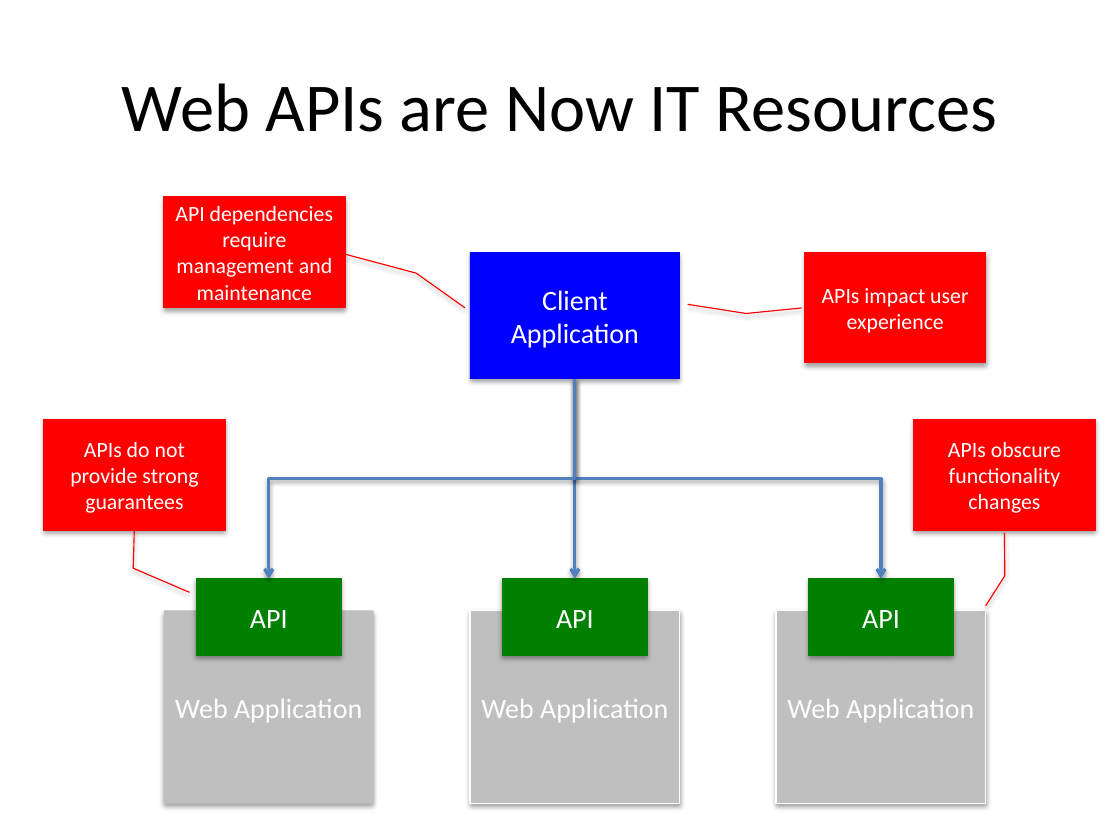
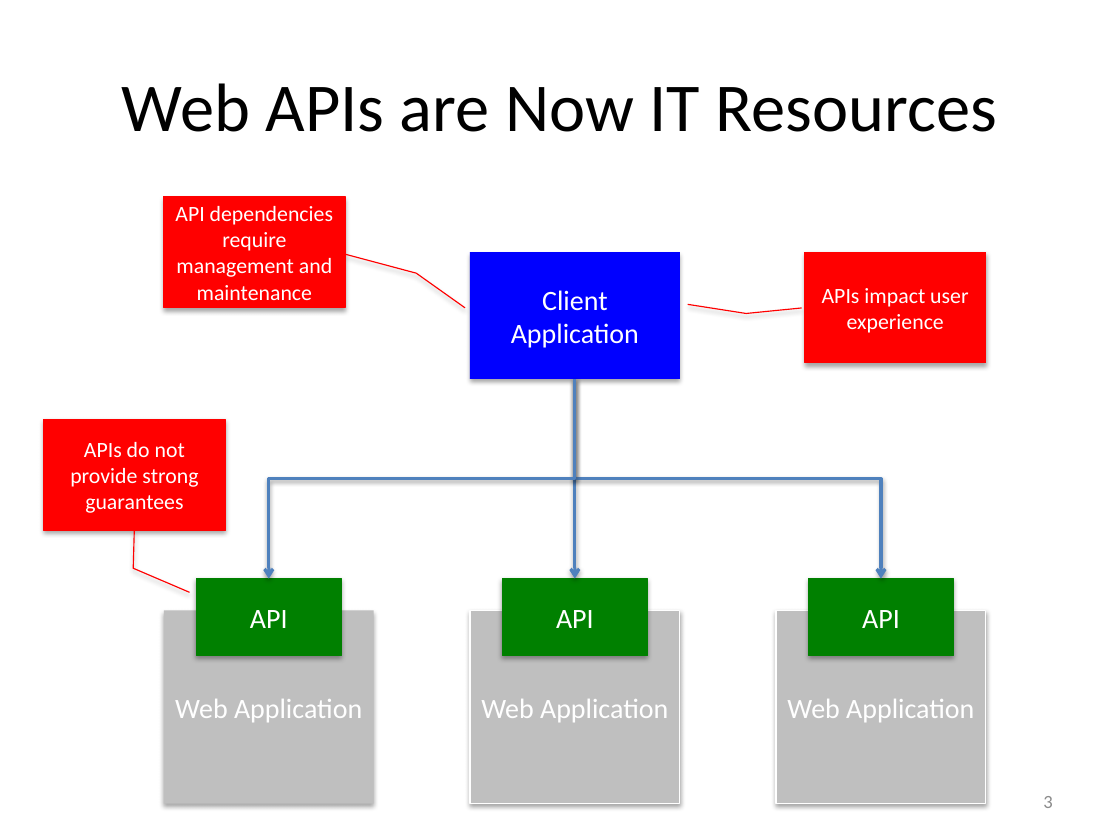
Before and after one commit to Dithn/eager-appscale, a slide deck: slide 3 of Eager/paper/socc15/cerebro_socc_presentation-v2.pptx (slide 4 before the commit). Drawn at 1120x840 pixels with LibreOffice and Linux fonts; fonts in the diff are those of the drawing. Boxes give left, top, right and bottom in pixels: in the first picture for what was removed or moved away, otherwise in the second. Text is boxed around its words. In the diff, an @@ line names an element or a change of style, - is before the commit and + after.

```diff
--- a/Eager/paper/socc15/cerebro_socc_presentation-v2.pptx
+++ b/Eager/paper/socc15/cerebro_socc_presentation-v2.pptx
@@ border callout removed at (x1=914, y1=419, x2=1095, y2=530) @@
-APIs obscure functionality changes
@@ page number added at (x1=1043, y1=796, x2=1052, y2=808), 12 pt, text #8C8C8C @@
+3
```
Also in this commit, not shown: 12 other slides changed, 1 other file.
